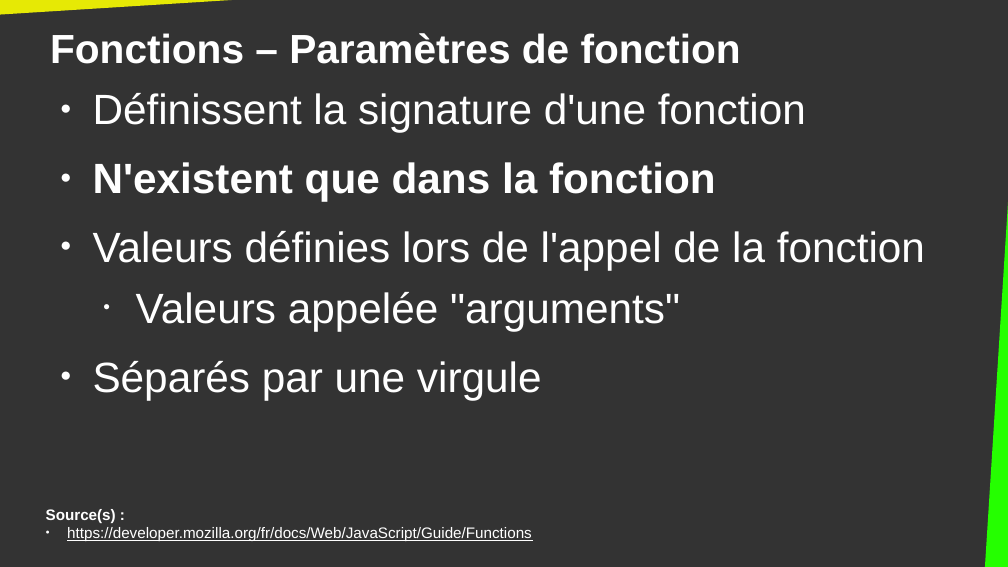
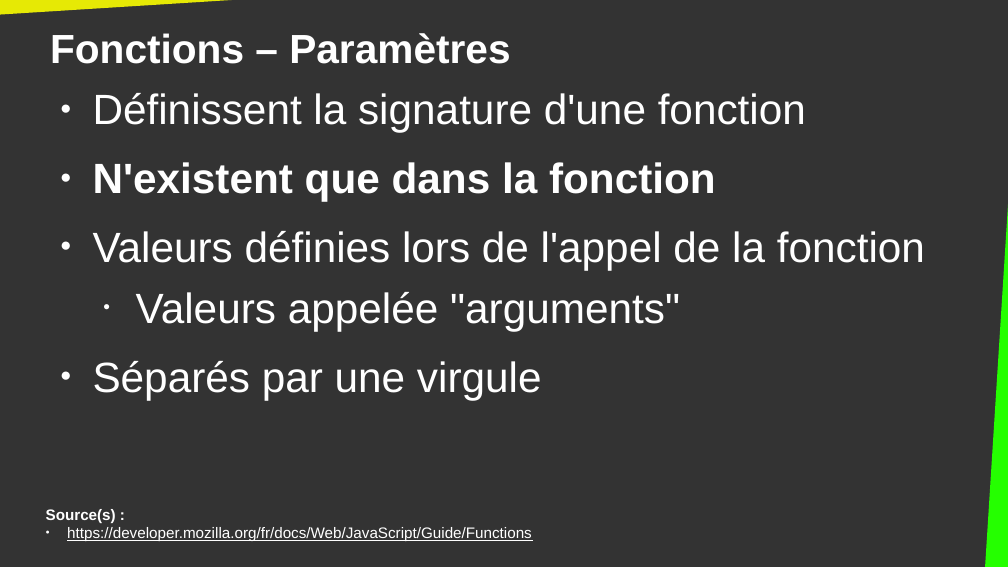
Before and after one commit to DanYellow/cours, a slide deck: slide 26 of integration-web-s2/travaux-pratiques/numero-5/presentation.odp. Drawn at 1008x567 pixels with LibreOffice and Linux fonts; fonts in the diff are those of the drawing. Boxes give left, top, right and bottom in pixels: in the first picture for what was removed or moved away, otherwise in the second. Text is boxed around its words. In the diff, an @@ line names an element or a change of style, - is before the commit and + after.

```diff
--- a/integration-web-s2/travaux-pratiques/numero-5/presentation.odp
+++ b/integration-web-s2/travaux-pratiques/numero-5/presentation.odp
@@ title at (50, 33, 510, 64): text changed @@
-Fonctions – Paramètres de fonction
+Fonctions – Paramètres
```
Also in this commit, not shown: 6 other slides changed, 2 other files.
